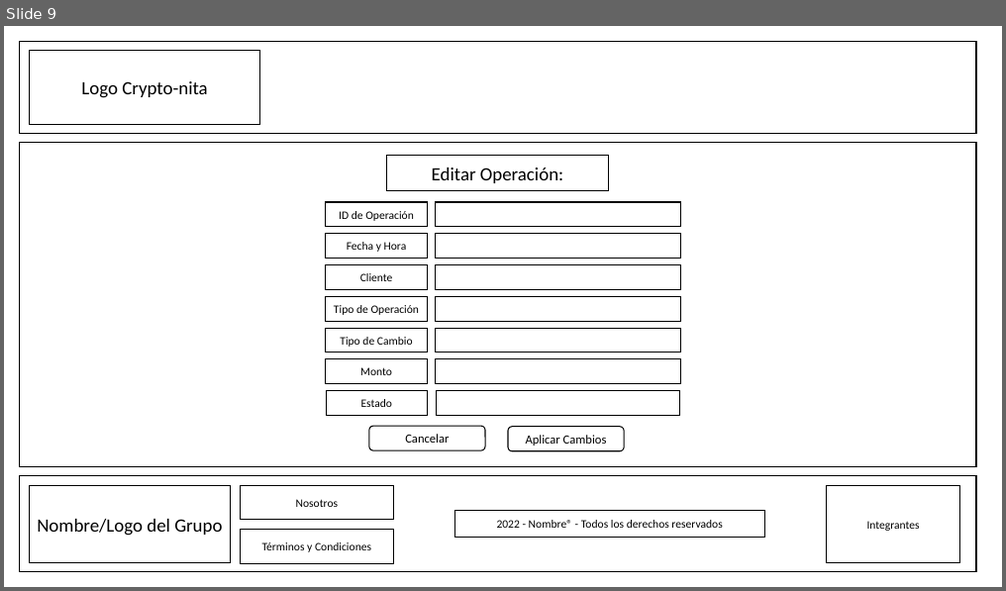
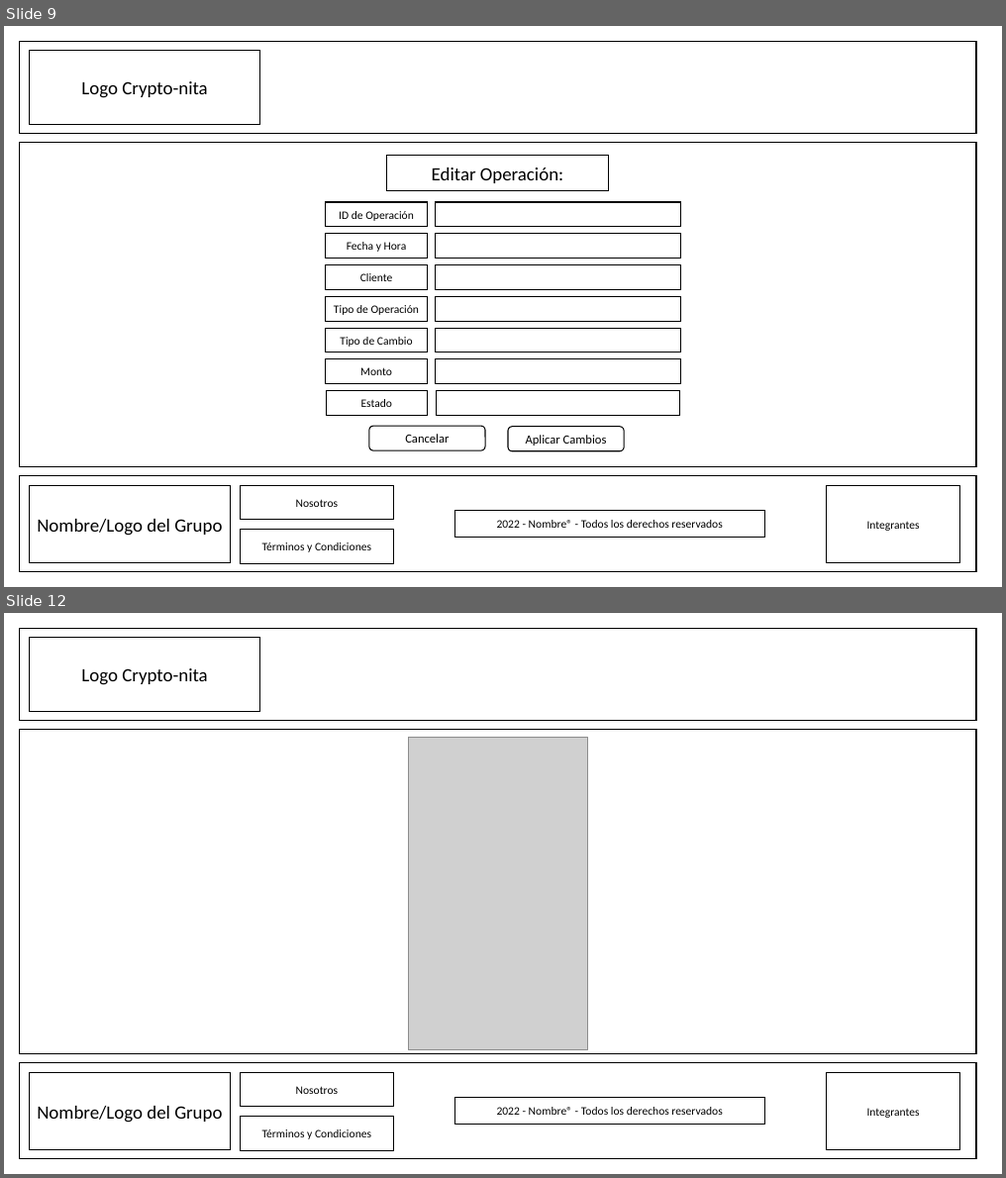
Before and after one commit to DogeFox071101/Crypto-nita_2022-0_Grupo3, a slide deck: Sketches/FirstSketch.pptx. Shown one above the other, each under a label of ours: slide 9 before the commit, slides 9 and 12 after it; the slides between them are not shown. The pictures are 1006x591 and 1006x1178 pixels, drawn with LibreOffice and Linux fonts; fonts in the diff are those of the drawing; grey boxes stand for pictures. Boxes give left, top, right and bottom in pixels: in the first picture for what was removed or moved away, otherwise in the second. Text is boxed around its words. In the diff, an @@ line names an element or a change of style, - is before the commit and + after.

```diff
--- a/Sketches/FirstSketch.pptx
+++ b/Sketches/FirstSketch.pptx
@@ slide 12 added at (4, 613, 1002, 1174), background #FFFFFF @@
@@ rectangle added at (19, 628, 976, 720), fill #FFFFFF, outline #000000 1 pt @@
@@ rectangle added at (30, 637, 260, 711), fill #FFFFFF, outline #000000 1 pt, 18 pt, text #000000 @@
+Logo Crypto-nita
@@ rectangle added at (19, 729, 976, 1054), fill #FFFFFF, outline #000000 1 pt @@
@@ picture added at (408, 738, 587, 1051) @@
@@ rectangle added at (19, 1062, 976, 1159), fill #FFFFFF, outline #000000 1 pt @@
@@ rectangle added at (30, 1072, 230, 1151), fill #FFFFFF, outline #000000 1 pt, 18 pt, text #000000 @@
+Nombre/Logo del Grupo
@@ rectangle added at (241, 1072, 393, 1107), fill #FFFFFF, outline #000000 1 pt, 11 pt, text #000000 @@
+Nosotros
@@ rectangle added at (827, 1072, 960, 1151), fill #FFFFFF, outline #000000 1 pt, 11 pt, text #000000 @@
+Integrantes
@@ rectangle added at (241, 1116, 393, 1152), fill #FFFFFF, outline #000000 1 pt, 11 pt, text #000000 @@
+Términos y Condiciones
@@ rectangle added at (454, 1098, 764, 1124), fill #FFFFFF, outline #000000 1 pt, 11 pt, text #000000 @@
+2022 - Nombre® - Todos los derechos reservados
```
Also in this commit, not shown: 8 other slides added.
